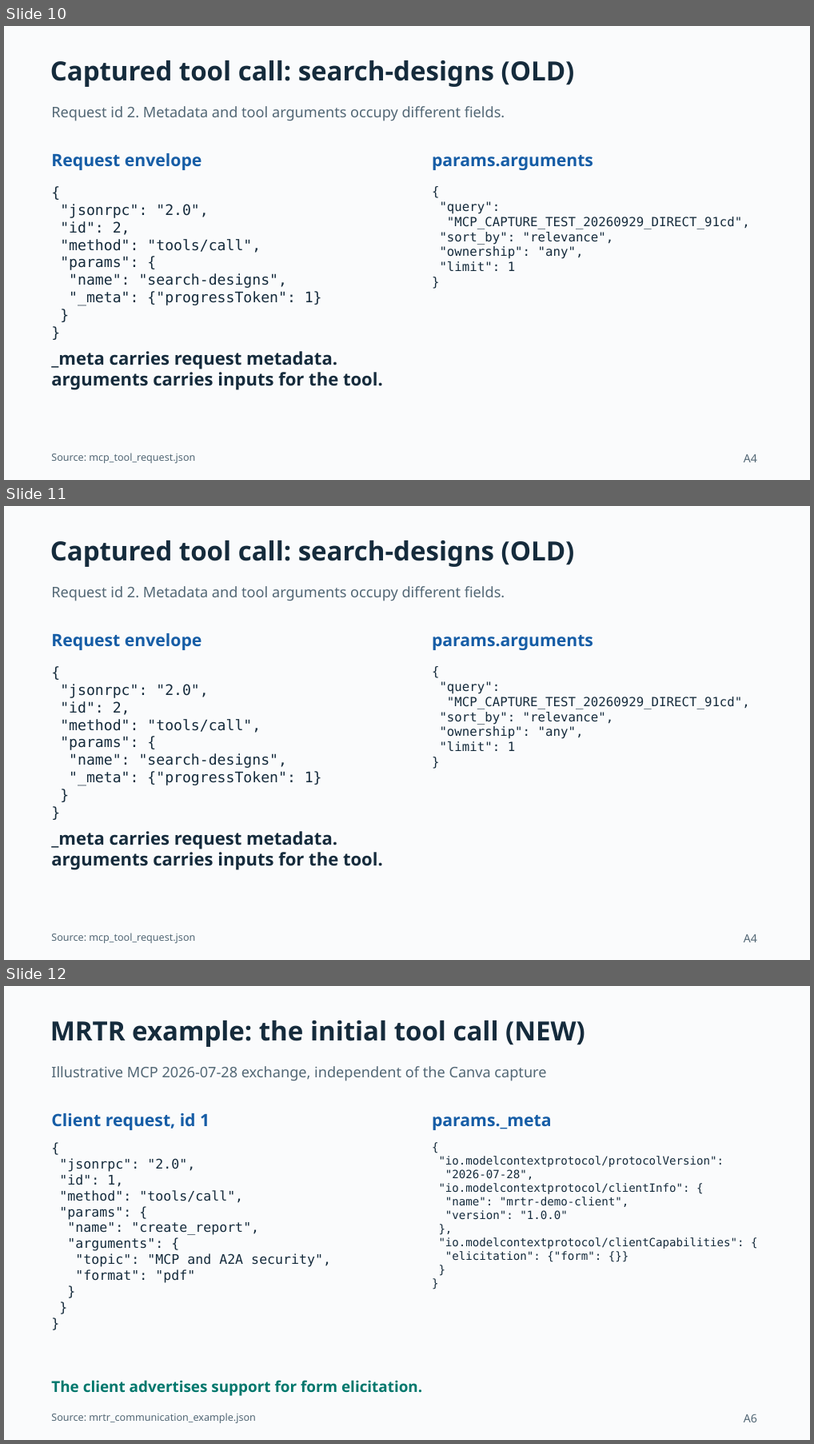
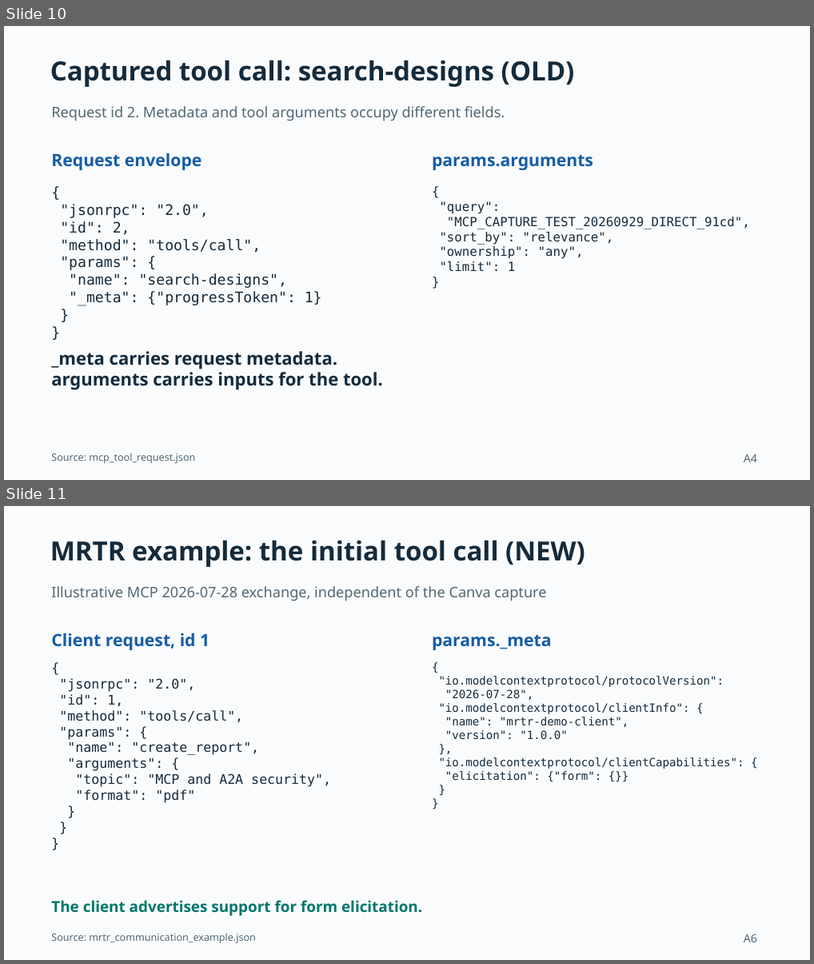
Before and after one commit to yannisandre/AI_Protocols_Researchs_UGD, a slide deck: MCP_A2A_Big_Picture/MCP_A2A_Big_Picture.odp. Shown one above the other, each under a label of ours: slides 10, 11 and 12 before the commit, slides 10 and 11 after it. The pictures are 814x1444 and 814x964 pixels, drawn with LibreOffice and Linux fonts; fonts in the diff are those of the drawing. Boxes give left, top, right and bottom in pixels: in the first picture for what was removed or moved away, otherwise in the second. Text is boxed around its words. In the diff, an @@ line names an element or a change of style, - is before the commit and + after.

Commit message:
ppt fixed

```diff
--- a/MCP_A2A_Big_Picture/MCP_A2A_Big_Picture.odp
+++ b/MCP_A2A_Big_Picture/MCP_A2A_Big_Picture.odp
@@ slide 11 removed at (x1=4, y1=506, x2=810, y2=960), background #FAFBFC @@
@@ text removed at (x1=50, y1=540, x2=575, y2=567) @@
-Captured tool call: search-designs (OLD)
@@ text removed at (x1=51, y1=586, x2=505, y2=601) @@
-Request id 2. Metadata and tool arguments occupy different fields.
@@ text removed at (x1=51, y1=633, x2=202, y2=650) @@
-Request envelope
@@ text removed at (x1=432, y1=635, x2=594, y2=650) @@
-params.arguments
@@ text removed at (x1=60, y1=684, x2=322, y2=786) @@
-{
-"jsonrpc": "2.0",
-"id": 2,
-"method": "tools/call",
-"params": {
-"name": "search-designs",
-"_meta": {"progressToken": 1}
-}
-}
@@ text removed at (x1=440, y1=681, x2=750, y2=751) @@
-{
-"query":
-"MCP_CAPTURE_TEST_20260929_DIRECT_91cd",
-"sort_by": "relevance",
-"ownership": "any",
-"limit": 1
-}
@@ text removed at (x1=51, y1=831, x2=383, y2=870) @@
-_meta carries request metadata.
-arguments carries inputs for the tool.
@@ text removed at (x1=51, y1=932, x2=195, y2=943) @@
-Source: mcp_tool_request.json
@@ text removed at (x1=744, y1=934, x2=758, y2=942) @@
-A4
@@ what was slide 12 is now slide 11 @@
```
Also in this commit, not shown: 1 other file.
